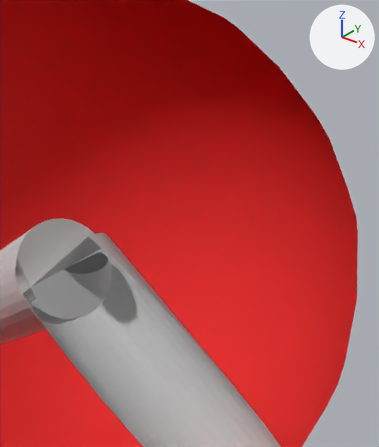
Two versions of the Blender file Molec-2/Assets/Recursos/Moleculas Blender/H2O - Animado.blend, one commit apart.
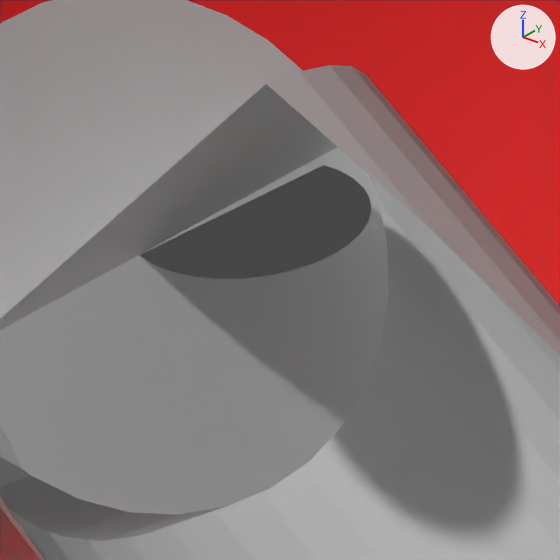
There are two pictures of each version: one from a camera (50 mm lens) standing at (0.396, -0.315, 1.045) and looking at (0.077, 0.085, 0.797), one close up on the part from 10% to 38% of the width and 49% to 73% of the height. Lighting does not change. The marker at upper right points along +X, +Y and +Z. Everything nearer to the camera than a plane just in front of the edit is cut away.

The scene before the commit, as lines of its bpy script (objects in view):
```python
me_cylinder = bpy.data.meshes.new('Cylinder')
me_cylinder.from_pydata(...)  # a 32-sided cylinder along z spanning x -1.0..1.0, y -1.0..1.0, z -1.0..1.0
me_oxygen = bpy.data.meshes.new('Oxygen')
me_oxygen.from_pydata(...)  # 618 vertices, 1152 faces; spans x -0.425..0.2, y -0.2..0.632, z -0.343..0.742
# faces by material slot: [320, 640, 192]
me_oxygen.materials.append(mat_oxygen)  # red #ff4040
me_oxygen.materials.append(mat_hydrogen)  # white #ffffff
me_oxygen.materials.append(mat_bond)  # white #e7e7e7
ob_atom_0_o = bpy.data.objects.new('Atom.0.O', me_oxygen)
ob_atom_0_o.location = (-0.0054, -0.02, 0.7602)
ob_atom_0_o.rotation_euler = (4.039, -0.391, -1.254)  # degrees (231, -22, -72)
ob_atom_0_o.scale = (1.52, 1.52, 1.52)
ob_cylinder = bpy.data.objects.new('Cylinder', me_cylinder)
ob_cylinder.location = (0.0, 0.0, 0.76)
ob_cylinder.scale = (0.025, 0.025, 0.0)
```
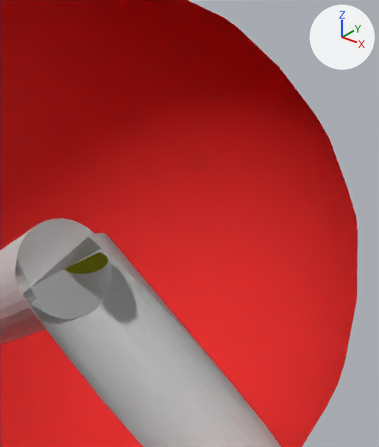
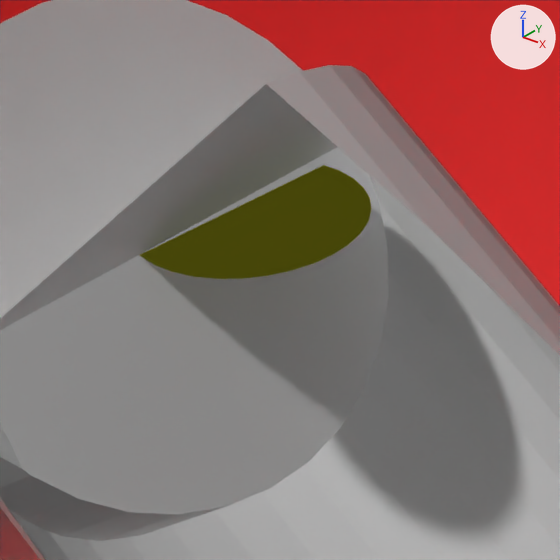
What differs and where, as boxes (x1, y1, x2, y2) in the close-ups (560 x 560 px):
'Cylinder', recoloured (grey to yellow)
    both: (140, 165, 371, 279)

Patch to the scene script:
```diff
--- a/Molec-2/Assets/Recursos/Moleculas Blender/H2O - Animado.blend.py
+++ b/Molec-2/Assets/Recursos/Moleculas Blender/H2O - Animado.blend.py
@@ mat_material @@
+mat_material = diffuse_material('Material')
+mat_material.base_color = (0.8, 0.8, 0.05)  # yellow #e7e73f
@@ me_cylinder @@
 me_cylinder.from_pydata(...)  # 64 vertices, 34 faces; spans x -1.0..1.0, y -1.0..1.0, z -1.0..1.0
+me_cylinder.materials.append(mat_material)  # yellow #e7e73f
```
